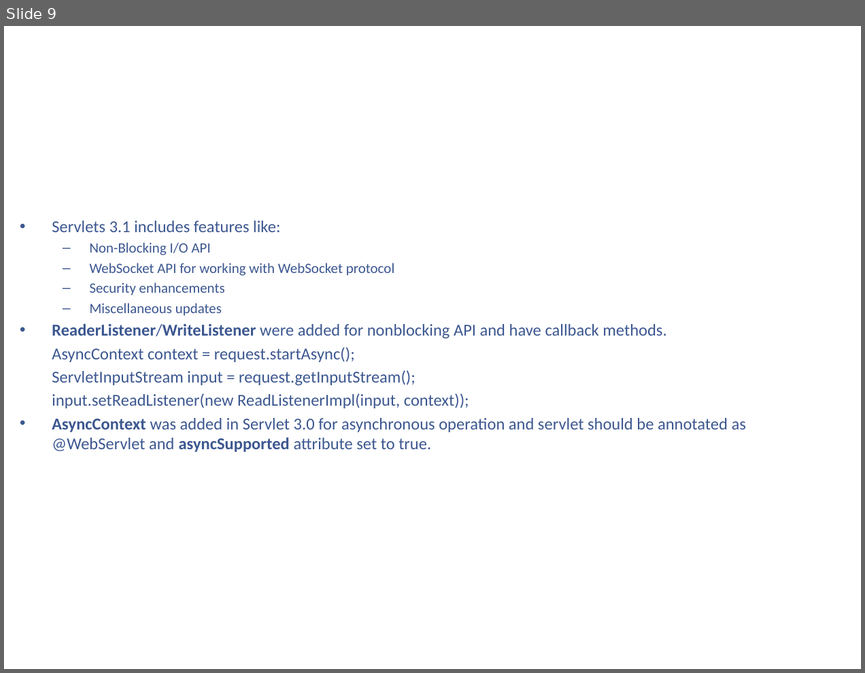
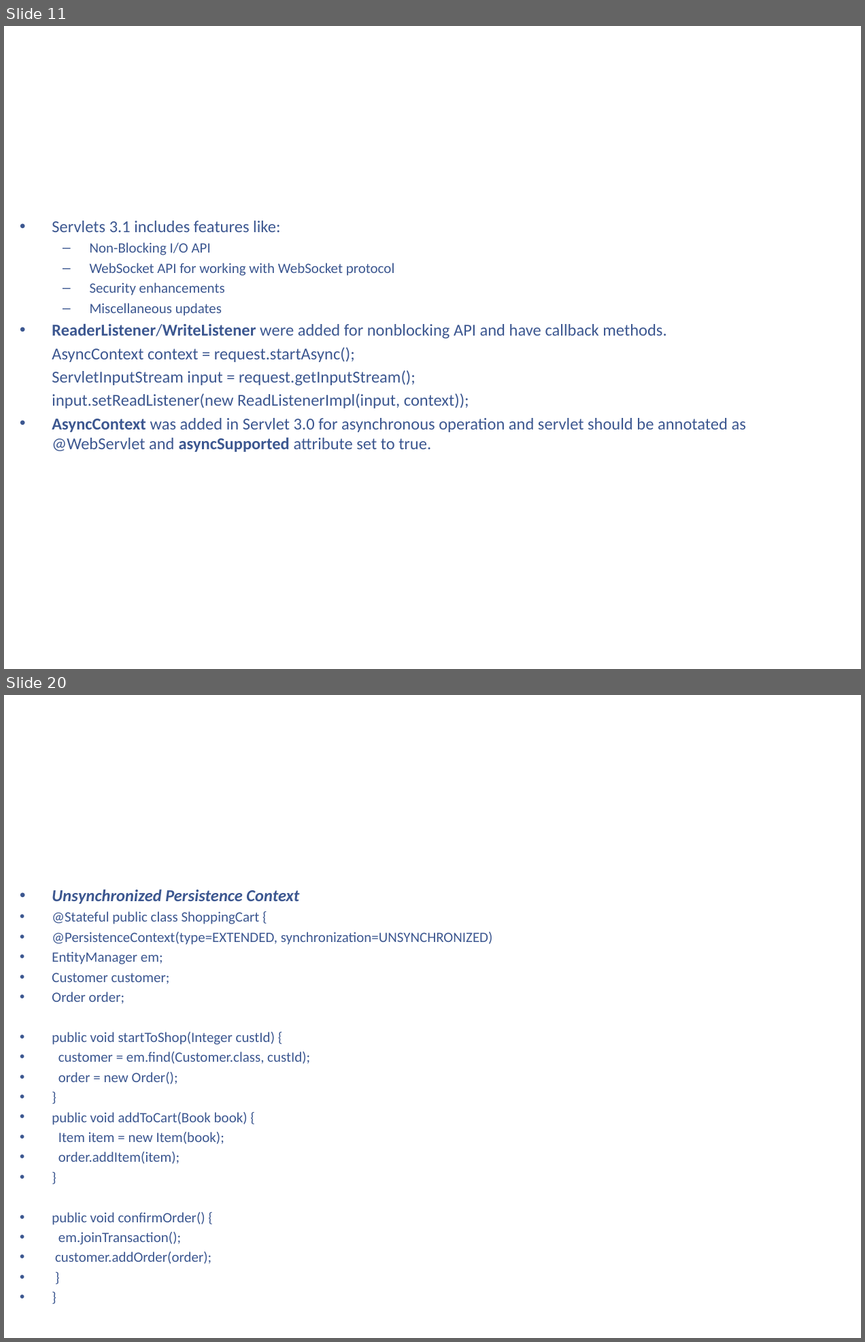
Before and after one commit to kenshincommon/ppts, a slide deck: Presentations/JavaEnterprise7/JavaEnterprise7.pptx. Shown one above the other, each under a label of ours: slide 9 before the commit, slides 11 and 20 after it; the slides between them are not shown. The pictures are 865x673 and 865x1342 pixels, drawn with LibreOffice and Linux fonts; fonts in the diff are those of the drawing; background and template pictures are left out. Boxes give left, top, right and bottom in pixels: in the first picture for what was removed or moved away, otherwise in the second. Text is boxed around its words. In the diff, an @@ line names an element or a change of style, - is before the commit and + after.

```diff
--- a/Presentations/JavaEnterprise7/JavaEnterprise7.pptx
+++ b/Presentations/JavaEnterprise7/JavaEnterprise7.pptx
@@ slide 20 added at [4,695,861,1338], background picture (left out) @@
@@ title added at [26,721,839,828], 32 pt, text #FFFFFF @@
+  JPA 2.1 (cont.)
@@ text added at [52,889,493,1263], 12 pt, text #3C5790 @@
+• Unsynchronized Persistence Context
+• @Stateful public class ShoppingCart {
+• @PersistenceContext(type=EXTENDED, synchronization=UNSYNCHRONIZED)
+• EntityManager em;
+• Customer customer;
+• Order order;
+• public void startToShop(Integer custId) {
+• customer = em.find(Customer.class, custId);
+• order = new Order();
+• }
+• public void addToCart(Book book) {
+• Item item = new Item(book);
+• order.addItem(item);
+• }
+• public void confirmOrder() {
+• em.joinTransaction();
+• customer.addOrder(order);
+• }
+• }
@@ what was slide 9 is now slide 11 @@
```
Also in this commit, not shown: 23 slides changed, 40 other slides added, 31 slides removed, 1 other file.
